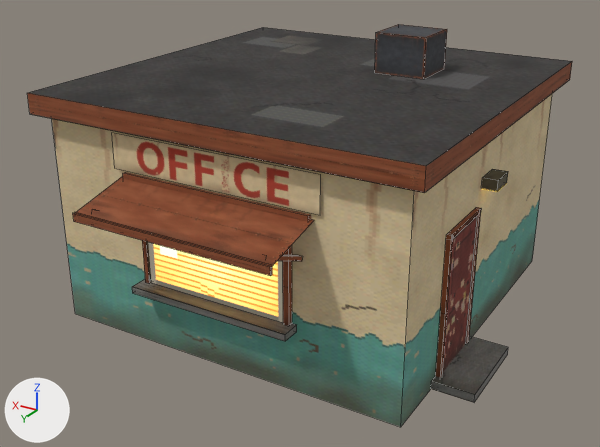
One commit to the FBX model CatWalk/Assets/CatWalk/Content/Environment/Models/CosmoMotel/Reception.fbx: the scene before it, then after it.
Before and after are seen from a camera (50 mm lens) standing at (-6.04, 10.65, 6.36) and looking at (-0.09, 0.74, 1.41). The lights are fixed; the arrows at lower left show +X, +Y and +Z. The older version comes first. Mesh edges are drawn as thin lines. Where no turn or scale is listed for an object, it has been applied to the vertices. Vertices at exactly the same position are counted once.

In view in the first picture: 'Reception'.
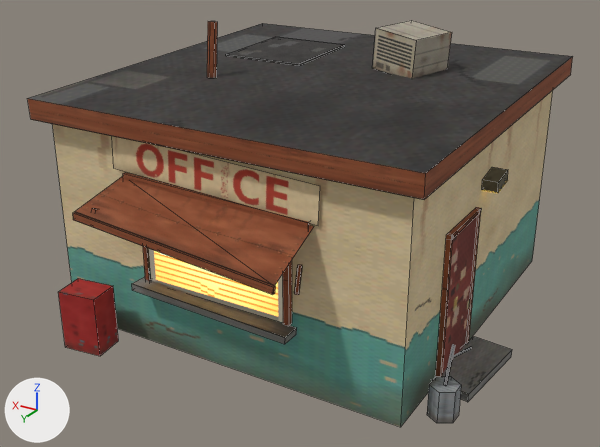
Pixel boxes (x1, y1, x2, y2) of what changed, in the pictures (600 x 447 px; the box of a moved part takes in the faces that stretch with it):
'Reception', reshaped: before (27, 24, 572, 427); after (27, 20, 573, 427)
part 1 of me_reception, moved or reshaped: before (27, 27, 572, 193); after (27, 23, 573, 200)
part 2 of me_reception, moved or reshaped: before (132, 279, 297, 341); after (132, 276, 297, 344)
part 3 of me_reception, moved or reshaped: before (431, 336, 508, 402); after (434, 336, 512, 402)
part 4 of me_reception, added: after (427, 377, 461, 423)
part 5 of me_reception, rebuilt (11% wider, 7% taller): before (375, 24, 447, 79); after (372, 20, 452, 79)
part 6 of me_reception, rebuilt (17% taller): before (481, 169, 507, 191); after (482, 167, 508, 193)
part 7 of me_reception, rebuilt (11% taller): before (132, 287, 285, 341); after (132, 284, 285, 344)
part 8 of me_reception, rebuilt (8% narrower, 10% taller): before (497, 172, 508, 191); after (498, 171, 508, 192)
part 9 of me_reception, deleted: before (277, 256, 302, 261)
part 10 of me_reception, reshaped: before (73, 133, 321, 276); after (58, 136, 472, 386)
part 11 of me_reception, added: after (207, 21, 345, 78)
part 12 of me_reception, surface changed: (53, 124, 480, 416) in both

The change, as a list of edits to the scene's bpy script:
```text
Change me_reception:
    used by ob_reception; location = (0.0, 0.0, 0.0)
    remove me_reception.from_pydata(...)  # 188 vertices, 72 faces; spans x -3.35..2.95, y -3.15..3.72, z 0.0..4.1
    add me_reception.from_pydata(...)  # 282 vertices, 110 faces; spans x -3.42..2.95, y -3.15..3.72, z 0.0..4.28
    me_reception part 1: the loose piece of 8 vertices spanning x -2.95..2.95, y -2.95..2.95, z 3.2..3.5 is turned -1.5 degrees about the x axis through its middle
    me_reception part 2: the loose piece of 8 vertices spanning x -1.25..1.25, y 2.75..3.03, z 0.9..1.0 is turned -2 degrees about the y axis through its middle
    me_reception part 3: the loose piece of 8 vertices spanning x -3.35..-2.75, y 0.45..1.8, z 0.0..0.12 is turned -6 degrees about the z axis through its middle
    me_reception part 4: a new loose piece, a 6-sided cylinder along z spanning x -3.27..-2.93, y 2.05..2.45, z 0.0..0.45, in mat_cosmomotel_surface (picture img_cosmomotel_atlas_png)
    me_reception part 5: the loose piece of 8 vertices spanning x -1.4..-0.6, y -1.4..-0.6, z 3.5..4.1 is rebuilt with 8 vertices and now spans x -1.55..-0.5, y -1.49..-0.46, z 3.46..4.17
    me_reception part 6: the loose piece of 6 vertices spanning x -2.97..-2.75, y 0.05..0.45, z 2.4..2.55 is rebuilt with 8 vertices and now spans x -2.97..-2.75, y 0.03..0.45, z 2.37..2.58
    me_reception part 7: the loose piece of 4 vertices spanning x -1.25..1.25, y 3.03, z 0.9..1.0 is rebuilt with 4 vertices and now spans x -1.25..1.25, y 3.03, z 0.86..1.04
    me_reception part 8: the loose piece of 4 vertices spanning x -2.97, y 0.05..0.45, z 2.4..2.55 is rebuilt with 4 vertices and now spans x -2.97, y 0.03..0.45, z 2.37..2.58
    me_reception part 9: the loose piece of 4 vertices spanning x -1.33, y 2.74..3.56, z 1.92..2.32 is deleted
    me_reception part 10: 4 vertices moved from x -1.45, y 2.69..2.81, z 2.44..2.56 to x -1.45, y 2.69..2.81, z 2.36..2.48; 20 vertices removed from x -1.6..1.6, y 2.75..3.72, z 2.18..3.1; 91 vertices added at x -3.38..2.22, y 2.19..3.72, z 0.0..2.96
    me_reception part 11: 29 vertices added at x 0.6..2.0, y -1.89..0.88, z 3.45..4.28
    me_reception part 12: 23 kept faces spanning x -2.82..2.75, y -2.75..2.83, z 0.0..3.2 get new texture (UV) coordinates
    other edits to the shape of me_reception do not show in these pictures
```
